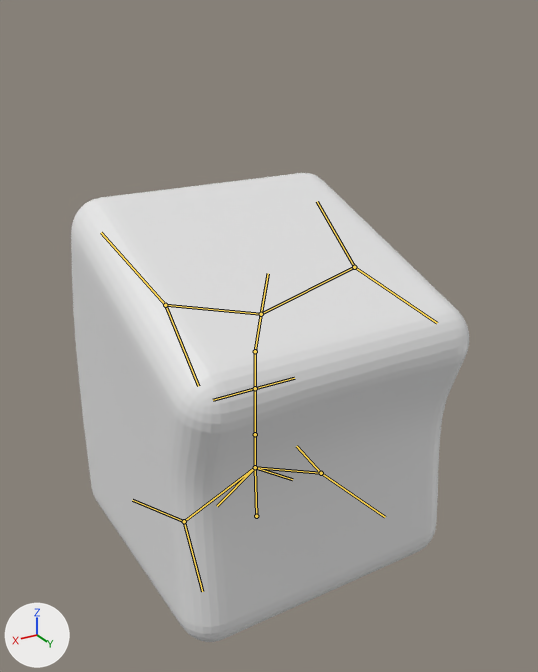
The FBX model Sorting3D-v2020/Assets/Models/NumberObject.fbx as it was, and as the next commit left it.
Rendered twice from a camera (50 mm lens) standing at (2.32, 4.04, 4.05) and looking at (-0.04, 0.11, 2.08). Every picture has the same lights, and +X, +Y and +Z are marked at lower left. Both versions are drawn at frame 40 of the action 'Bones|Jump'; the numbers are the values there. The bones that bend it are drawn over the model as lines.
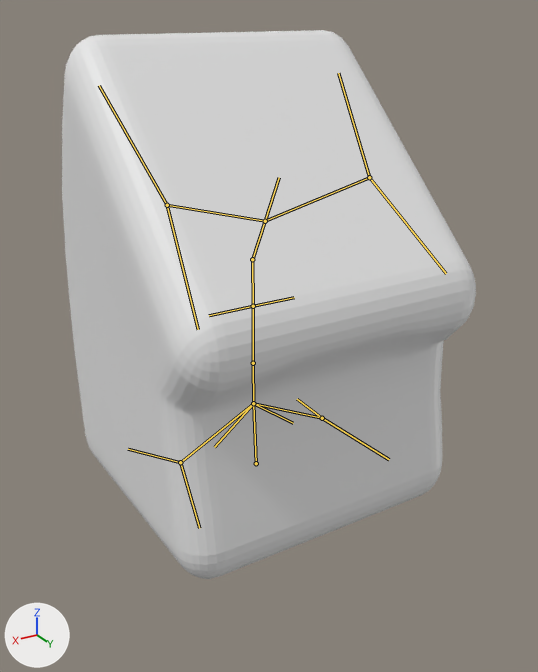
The change, as a list of edits to the scene's bpy script:
```text
Change bone_bone_bottom:
    where bone_bone_bottom = bpy.data.objects['Bones'].pose.bones['Bone_bottom']
    bone_bone_bottom.location: (0.0, 0.472, 0.0) -> (0.0, 0.939, 0.0)
    bone_bone_bottom.rotation_quaternion: (1.0, 0.013, 0.0, 0.0) -> (1.0, 0.028, 0.0, 0.0)  # degrees (1, 0, 0) -> degrees (3, 0, 0)
    bone_bone_bottom.scale: (1.0, 1.13, 1.0) -> (1.0, 1.29, 1.0)
Change bone_bone_hip:
    where bone_bone_hip = bpy.data.objects['Bones'].pose.bones['Bone_hip']  # child of 'Bone_bottom'
    bone_bone_hip.rotation_quaternion: (1.0, -0.02, 0.0, 0.0) -> (0.999, -0.04, 0.0, 0.0)  # degrees (-2, 0, 0) -> degrees (-5, 0, 0)
Change bone_bone_top:
    where bone_bone_top = bpy.data.objects['Bones'].pose.bones['Bone_top']  # child of 'Bone_chest'
    bone_bone_top.rotation_quaternion: (0.989, -0.147, 0.0, 0.0) -> (0.957, -0.292, 0.0, 0.0)  # degrees (-17, 0, 0) -> degrees (-34, 0, 0)
```

Boxes [x1, y1, x2, y2] around the edits, measured in the pictures (538 x 672 px):
'Cube', posed (17% taller): before [71, 173, 469, 642]; after [62, 30, 476, 579]
bone 'Bone_bottom', root to tip: before (256, 516) to (255, 467); after (256, 463) to (253, 403)
bone 'Bone_hip', root to tip: before (255, 467) to (255, 434); after (253, 403) to (253, 363)
bone 'Bone_top', root to tip: before (255, 351) to (261, 314); after (252, 259) to (265, 221)
